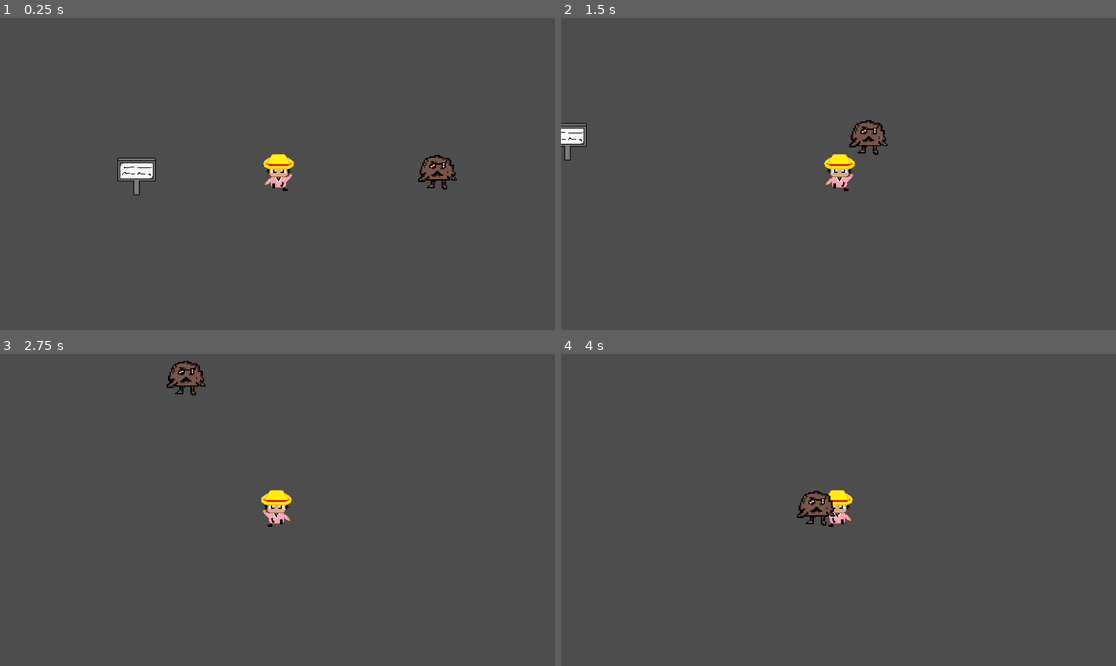
Above: before the commit, frames 1-4 (two rows, left to right).
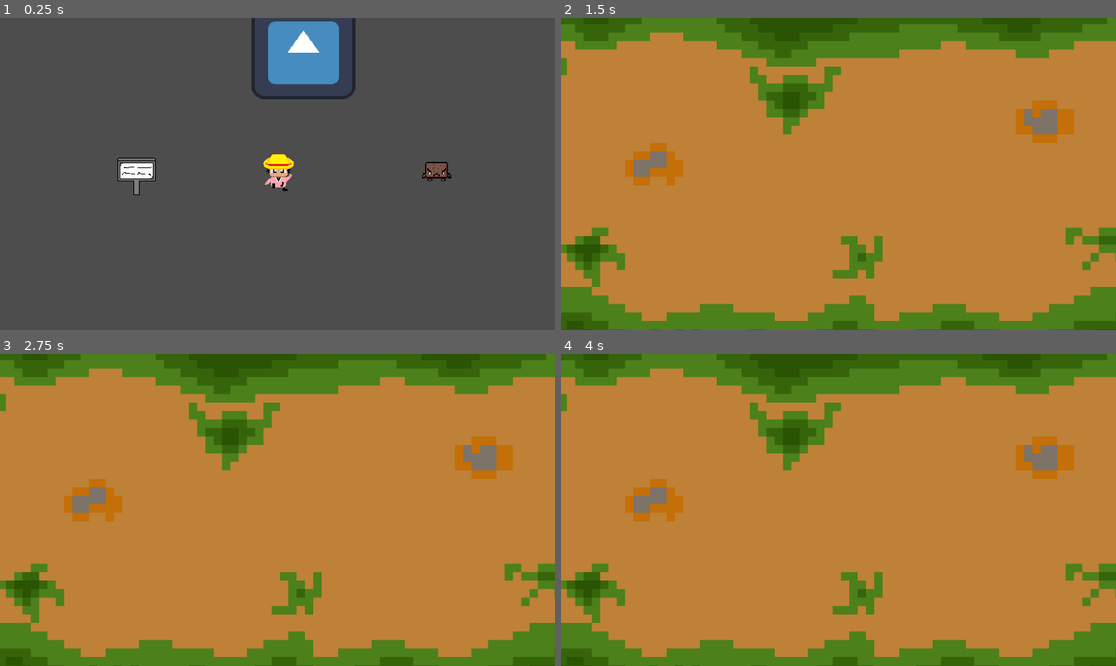
Above: after the commit, the same moments.

Repository: Poridaby/Pori-The-Game
Game: Godot game, scene res://scenes/décor_explo/Inser_ellenon.tscn
Same seed, same stepped clock (60 frames per second), same inputs: the game is played once before the commit and once after it. The engine's default icon, where the game draws it, is replaced by a stand-in: a white triangle on a blue panel in a dark square.
Inputs:
- Up to frame 1 (0.25 s): no input
- Up to frame 2 (1.5 s): tap Enter at 0.5 s; hold D (move_right) 0.53-1.28 s; tap Space (interact) at 0.6, 1.35 s; hold S (move_down) from 1.28 s (still down)
- Up to frame 3 (2.75 s): release S (move_down) at 2.03 s; hold D (move_right) from 2.03 s (still down); tap Space (interact) at 2.1 s
- Up to frame 4 (4 s): release D (move_right) at 2.78 s; hold W (move_up) 2.78-3.53 s; tap Space (interact) at 2.85, 3.6 s; hold A (move_left) from 3.53 s (still down)

The runs differ from the first frame. In frame 1, 3.5% of the frame differs, in the area x 45-83%, y 0-56%; in frame 2, 100%, in the area x 0-100%, y 0-100%; in frame 3, 100%; in frame 4, 100%.
Error after the commit: Invalid access to property or key 'battle_sprite' on a base object of type 'Nil'. (res://script/combat_script/combat.gd:37)

Commit message:
BUG

Diff:
--- a/pori-the-game/project.godot
+++ b/pori-the-game/project.godot
@@ -18,6 +18,8 @@
 
 global_var="*res://script/save_script/global_var.gd"
 save_load_stats="*res://script/save_script/StatsManager.gd"
+BattleManager="*res://script/combat_script/BattleManager.gd"
+PlayerManager="*res://script/combat_script/PlayerManager.gd"
 
 [display]
 
--- a/pori-the-game/scenes/Perso_explo/Tonar.tscn
+++ b/pori-the-game/scenes/Perso_explo/Tonar.tscn
@@ -1,10 +1,17 @@
-[gd_scene load_steps=8 format=3 uid="uid://ob8ee2f8nyuc"]
+[gd_scene load_steps=12 format=3 uid="uid://ob8ee2f8nyuc"]
 
 [ext_resource type="Script" uid="uid://cg4ju44ncntj4" path="res://script/persos_script/Tonar.gd" id="1_n1u3g"]
 [ext_resource type="Texture2D" uid="uid://dngcw7yat7cp2" path="res://objet/Poridaby_face_marche1.png" id="2_n4q3y"]
 [ext_resource type="Texture2D" uid="uid://buwvslan7ffjc" path="res://objet/Poridaby_face_marche2.png" id="3_ifgp5"]
 [ext_resource type="Texture2D" uid="uid://bkd5kc4tsys8" path="res://objet/Poridaby_face_marche3.png" id="4_5b4u4"]
 [ext_resource type="PackedScene" uid="uid://cpkhdgwavmpuc" path="res://scenes/HUD/panneau_dialogue.tscn" id="5_4nhif"]
+[ext_resource type="Texture2D" uid="uid://ciy5g07bh23mv" path="res://objet/player_fight_state.png" id="7_vdm0i"]
+[ext_resource type="Script" uid="uid://x40isc0mxtcj" path="res://script/class_script/stats.gd" id="8_8d3xj"]
+
+[sub_resource type="Resource" id="Resource_qntjm"]
+script = ExtResource("8_8d3xj")
+battle_sprite = ExtResource("7_vdm0i")
+metadata/_custom_type_script = "uid://x40isc0mxtcj"
 
 [sub_resource type="RectangleShape2D" id="RectangleShape2D_n4q3y"]
 size = Vector2(38, 41)
@@ -34,10 +41,13 @@
 "speed": 5.0
 }]
 
+[sub_resource type="RectangleShape2D" id="RectangleShape2D_qh3kn"]
+
 [node name="Joueur_P" type="CharacterBody2D"]
 texture_filter = 1
 position = Vector2(910.59, 534)
 script = ExtResource("1_n1u3g")
+stats = SubResource("Resource_qntjm")
 metadata/_edit_horizontal_guides_ = [-137.0, -206.0]
 metadata/_edit_group_ = true
 
@@ -54,3 +64,8 @@
 
 [node name="Panneau" parent="." instance=ExtResource("5_4nhif")]
 position = Vector2(2.4099731, 113)
+
+[node name="Area2D" type="Area2D" parent="."]
+
+[node name="CollisionShape2D" type="CollisionShape2D" parent="Area2D"]
+shape = SubResource("RectangleShape2D_qh3kn")
--- a/pori-the-game/scenes/Perso_fight/Tonar_fight.tscn
+++ /dev/null
@@ -1,18 +0,0 @@
-[gd_scene load_steps=3 format=3 uid="uid://dfnxr7dtt2abm"]
-
-[ext_resource type="Texture2D" uid="uid://ciy5g07bh23mv" path="res://objet/player_fight_state.png" id="1_qwh4j"]
-[ext_resource type="Script" uid="uid://ci6edhuxgnt0r" path="res://script/persos_script/Tonar_stats.gd" id="1_s6sps"]
-
-[node name="Tonar" type="Node2D"]
-position = Vector2(281, 173)
-
-[node name="PersoAI" type="Node" parent="."]
-
-[node name="PersoStats" type="Node" parent="."]
-script = ExtResource("1_s6sps")
-
-[node name="Sprite2D" type="Sprite2D" parent="."]
-texture_filter = 1
-position = Vector2(5.4836273e-06, -5.722046e-06)
-scale = Vector2(11.624999, 11.0625)
-texture = ExtResource("1_qwh4j")
--- a/pori-the-game/scenes/décor_explo/Inser_ellenon.tscn
+++ b/pori-the-game/scenes/décor_explo/Inser_ellenon.tscn
@@ -1,9 +1,10 @@
-[gd_scene load_steps=10 format=3 uid="uid://dygsd87v3m7t4"]
+[gd_scene load_steps=11 format=3 uid="uid://dygsd87v3m7t4"]
 
 [ext_resource type="Script" uid="uid://bkm3aafrxcd2t" path="res://script/warp_script/warp.gd" id="1_8bl4t"]
 [ext_resource type="PackedScene" uid="uid://be0cbrh4ogbni" path="res://scenes/Objets/panneau.tscn" id="2_qo2l3"]
 [ext_resource type="PackedScene" uid="uid://ob8ee2f8nyuc" path="res://scenes/Perso_explo/Tonar.tscn" id="3_0oat6"]
 [ext_resource type="PackedScene" uid="uid://ct7p06r0bcx08" path="res://scenes/enemy_explo/ptitcrote.tscn" id="4_7oamr"]
+[ext_resource type="PackedScene" uid="uid://wghtx6lijqrb" path="res://scenes/enemy_explo/Carotte_maléfique.tscn" id="5_qo2l3"]
 
 [sub_resource type="SegmentShape2D" id="SegmentShape2D_tbgi4"]
 b = Vector2(1920, 0)
@@ -63,4 +64,7 @@
 [node name="CharacterBody2D" parent="." instance=ExtResource("4_7oamr")]
 position = Vector2(1269, 502)
 
+[node name="CharacterBody2D2" parent="." instance=ExtResource("5_qo2l3")]
+position = Vector2(960, 229)
+
 [connection signal="body_entered" from="exit" to="." method="_on_exit_body_entered"]
--- a/pori-the-game/scenes/décor_fight/combat.tscn
+++ b/pori-the-game/scenes/décor_fight/combat.tscn
@@ -1,12 +1,10 @@
-[gd_scene load_steps=10 format=3 uid="uid://dm6g17dqct7ip"]
+[gd_scene load_steps=8 format=3 uid="uid://dm6g17dqct7ip"]
 
 [ext_resource type="Script" uid="uid://bxx5v3pniow3e" path="res://script/combat_script/combat.gd" id="1_y7dlq"]
 [ext_resource type="Texture2D" uid="uid://du66nyjjny5ve" path="res://objet/New_Piskel.png" id="2_ltln3"]
 [ext_resource type="Script" uid="uid://dgv8bxgitmt86" path="res://script/combat_script/controle.gd" id="3_j4a54"]
 [ext_resource type="Texture2D" uid="uid://yuxbi15fm8p7" path="res://objet/boutton_attack.png" id="4_ekc3o"]
 [ext_resource type="Texture2D" uid="uid://bt1rqnuq61f74" path="res://objet/boutton_special.png" id="5_aoix4"]
-[ext_resource type="PackedScene" uid="uid://dl5i0k5vgw0eb" path="res://scenes/enemy_fight/Enemy_fight.tscn" id="5_ynyq5"]
-[ext_resource type="PackedScene" uid="uid://dfnxr7dtt2abm" path="res://scenes/Perso_fight/Tonar_fight.tscn" id="6_aoix4"]
 [ext_resource type="Texture2D" uid="uid://cw6g5pykob157" path="res://objet/boutton_soin.png" id="6_xgstd"]
 [ext_resource type="Texture2D" uid="uid://cc48d0i2i47uo" path="res://objet/boutton_fuir.png" id="7_n0ibx"]
 
@@ -85,9 +83,14 @@
 offset_right = 1073.0
 offset_bottom = 1170.0
 
-[node name="Enemy" parent="." instance=ExtResource("5_ynyq5")]
+[node name="EnemySprite" type="Sprite2D" parent="."]
+texture_filter = 1
+position = Vector2(1647.24, 501.395)
+scale = Vector2(6.855, 6.855)
+flip_h = true
 
-[node name="Tonar" parent="." instance=ExtResource("6_aoix4")]
+[node name="TonarSprite" type="Sprite2D" parent="."]
+position = Vector2(273.18, 216.27)
 
 [connection signal="pressed" from="HUD/attack" to="HUD" method="_on_attack_pressed"]
 [connection signal="pressed" from="HUD/Special" to="HUD" method="_on_special_pressed"]
--- /dev/null
+++ b/pori-the-game/scenes/enemy_explo/Carotte_maléfique.tscn
@@ -0,0 +1,31 @@
+[gd_scene load_steps=6 format=3 uid="uid://wghtx6lijqrb"]
+
+[ext_resource type="PackedScene" uid="uid://bssw6l8yhu13w" path="res://scenes/enemy_explo/Enemy.tscn" id="1_huhk7"]
+[ext_resource type="Texture2D" uid="uid://ndjtisx4hxhm" path="res://icon.svg" id="2_6lby2"]
+[ext_resource type="Script" uid="uid://34f17bpejjs5" path="res://script/warp_script/touch_enemy.gd" id="3_deb62"]
+[ext_resource type="Script" uid="uid://x40isc0mxtcj" path="res://script/class_script/stats.gd" id="4_ukw3f"]
+
+[sub_resource type="Resource" id="Resource_wy3v6"]
+script = ExtResource("4_ukw3f")
+pv_max = 11
+atk = 6
+def = 4
+spd = 7
+pierre = 3
+battle_sprite = ExtResource("2_6lby2")
+metadata/_custom_type_script = "uid://x40isc0mxtcj"
+
+[node name="CharacterBody2D" instance=ExtResource("1_huhk7")]
+
+[node name="Sprite2D" parent="." index="0"]
+scale = Vector2(1.868, 1.722)
+texture = ExtResource("2_6lby2")
+
+[node name="Area2D" parent="." index="2"]
+script = ExtResource("3_deb62")
+stats = SubResource("Resource_wy3v6")
+
+[node name="CollisionShape2D" parent="Area2D" index="0"]
+position = Vector2(1.2357025, -4.113205)
+
+[connection signal="body_entered" from="Area2D" to="Area2D" method="_on_body_entered"]
--- a/pori-the-game/scenes/enemy_explo/Enemy.tscn
+++ b/pori-the-game/scenes/enemy_explo/Enemy.tscn
@@ -3,16 +3,16 @@
 [ext_resource type="Texture2D" uid="uid://bl1hn5uijamw" path="res://objet/enemie.png" id="1_3gvst"]
 
 [sub_resource type="RectangleShape2D" id="RectangleShape2D_mpr68"]
-size = Vector2(68.15625, 54.28125)
+size = Vector2(36.078125, 15)
 
 [sub_resource type="RectangleShape2D" id="RectangleShape2D_55jtl"]
-size = Vector2(90.5, 80)
+size = Vector2(233.5286, 218.22641)
 
 [node name="CharacterBody2D" type="CharacterBody2D"]
 
 [node name="Sprite2D" type="Sprite2D" parent="."]
 texture_filter = 1
-scale = Vector2(3.1875, 2.84375)
+scale = Vector2(4.3125005, 3.9765625)
 texture = ExtResource("1_3gvst")
 
 [node name="CollisionShape2D" type="CollisionShape2D" parent="."]
@@ -22,5 +22,5 @@
 [node name="Area2D" type="Area2D" parent="."]
 
 [node name="CollisionShape2D" type="CollisionShape2D" parent="Area2D"]
-position = Vector2(-0.25, 6)
+position = Vector2(1.09375, 8)
 shape = SubResource("RectangleShape2D_55jtl")
--- a/pori-the-game/scenes/enemy_explo/ptitcrote.tscn
+++ b/pori-the-game/scenes/enemy_explo/ptitcrote.tscn
@@ -1,17 +1,38 @@
-[gd_scene load_steps=3 format=3 uid="uid://ct7p06r0bcx08"]
+[gd_scene load_steps=7 format=3 uid="uid://ct7p06r0bcx08"]
 
 [ext_resource type="PackedScene" uid="uid://bssw6l8yhu13w" path="res://scenes/enemy_explo/Enemy.tscn" id="1_x77ld"]
+[ext_resource type="Texture2D" uid="uid://cvr5pl8jlh3a8" path="res://objet/ptitecrote_map.png" id="2_c3r5j"]
 [ext_resource type="Script" uid="uid://34f17bpejjs5" path="res://script/warp_script/touch_enemy.gd" id="2_n83ry"]
+[ext_resource type="Texture2D" uid="uid://bl1hn5uijamw" path="res://objet/enemie.png" id="3_evxox"]
+[ext_resource type="Script" uid="uid://x40isc0mxtcj" path="res://script/class_script/stats.gd" id="3_slwik"]
+
+[sub_resource type="Resource" id="Resource_c3r5j"]
+script = ExtResource("3_slwik")
+name = "PtitCrote"
+pv_max = 15
+atk = 6
+def = 4
+spd = 6
+pierre = 3
+battle_sprite = ExtResource("3_evxox")
+metadata/_custom_type_script = "uid://x40isc0mxtcj"
 
 [node name="CharacterBody2D" instance=ExtResource("1_x77ld")]
 
+[node name="Sprite2D" parent="." index="0"]
+position = Vector2(-2.0000038, 1.1875048)
+scale = Vector2(2.408, 2.329)
+texture = ExtResource("2_c3r5j")
+
 [node name="CollisionShape2D" parent="." index="1"]
-position = Vector2(0, 0)
+position = Vector2(-3, 5)
 
 [node name="Area2D" parent="." index="2"]
 script = ExtResource("2_n83ry")
+stats = SubResource("Resource_c3r5j")
 
 [node name="CollisionShape2D" parent="Area2D" index="0"]
-position = Vector2(0, 6)
+position = Vector2(-2, 4)
+scale = Vector2(0.53, 0.53)
 
 [connection signal="body_entered" from="Area2D" to="Area2D" method="_on_body_entered"]
--- a/pori-the-game/scenes/enemy_fight/Enemy_fight.tscn
+++ /dev/null
@@ -1,17 +0,0 @@
-[gd_scene load_steps=3 format=3 uid="uid://dl5i0k5vgw0eb"]
-
-[ext_resource type="Texture2D" uid="uid://bl1hn5uijamw" path="res://objet/enemie.png" id="1_47fcc"]
-[ext_resource type="Script" uid="uid://bmp4dnumldap1" path="res://script/enemy_script/ptitcrote_stats.gd" id="1_vtm0l"]
-
-[node name="Node2D" type="Node2D"]
-position = Vector2(1544, 515)
-
-[node name="EnemyIA" type="Node" parent="."]
-
-[node name="EnemyStats" type="Node" parent="."]
-script = ExtResource("1_vtm0l")
-
-[node name="Sprite2D" type="Sprite2D" parent="."]
-texture_filter = 1
-scale = Vector2(8.0625, 7.0625)
-texture = ExtResource("1_47fcc")
--- a/pori-the-game/script/class_script/stats.gd
+++ b/pori-the-game/script/class_script/stats.gd
@@ -8,6 +8,7 @@
 @export var def: int = 1
 @export var spd: int = 1
 @export var pierre: int = 9
+@export var battle_sprite: Texture2D
 
 var pv: int
 var pm: int
--- /dev/null
+++ b/pori-the-game/script/combat_script/BattleManager.gd
@@ -0,0 +1,4 @@
+extends Node
+
+var current_enemy_stats: Stats
+var current_player: Player  # référence au joueur vivant
--- /dev/null
+++ b/pori-the-game/script/combat_script/PlayerManager.gd
@@ -0,0 +1 @@
+extends Node
--- a/pori-the-game/script/combat_script/combat.gd
+++ b/pori-the-game/script/combat_script/combat.gd
@@ -3,14 +3,12 @@
 @onready var hud = $HUD
 @onready var sub = $submenu
 var rng := RandomNumberGenerator.new()
-var tonar_scene = preload("res://scenes/Perso_fight/Tonar_fight.tscn")
-var tonar_instance = tonar_scene.instantiate()
-var enemy_scene = preload("res://scenes/enemy_fight/Enemy_fight.tscn")
-var enemy_instance = enemy_scene.instantiate()
 
-# Récup Tonar_stats et les stats de l'ennemi
-var tonar_stats: Fighter = tonar_instance.get_node("PersoStats")
-var enemy_stats: Mob = enemy_instance.get_node("EnemyStats")
+# Récup Tonar_stats et les stats de l'ennemid
+# Récupère les stats clonées
+var tonar = BattleManager.current_player
+var tonar_stats = tonar.runtime_stats
+var enemy_stats = BattleManager.current_enemy_stats
 
 func turn_player():
 	# Rend visible l'HUD et lance la fonction de sélection d'action
@@ -18,24 +16,30 @@
 	sub.visible = false
 	hud.select_action_player()
 
+
 func turn_enemy():
 	# Rend invisible l'HUD et lance la fonction d'action de l'ennemi
 	hud.visible = false
 	hud.select_action_enemy()
 
+
 func _ready():
 	rng.randomize()
 	hud.visible = false
+	sub.visible = false
 
-	# Intance les scenes au tree
-	add_child(tonar_instance)
-	add_child(enemy_instance)
-	tonar_instance.visible = false
-	enemy_instance.visible = false
+	if tonar == null:
+		push_error("Le joueur n'a pas été instancié !")
+		return
 
-	if tonar_stats.stats.spd > enemy_stats.stats.spd:
+
+	# Assignation des sprites (exemple)
+	$TonarSprite.texture = tonar_stats.battle_sprite  # tu peux utiliser un sprite propre
+	$EnemySprite.texture = enemy_stats.battle_sprite  # ou enemy_stats.battle_sprite
+
+	if tonar_stats.spd > enemy_stats.spd:
 		turn_player()
-	elif tonar_stats.stats.spd < enemy_stats.stats.spd:
+	elif tonar_stats.spd < enemy_stats.spd:
 		turn_enemy()
 	else:
 		var turns = [
@@ -47,17 +51,24 @@
 func crit():
 	var base_chance = 0.05  # 5% de base
 	var scaling = 0.01      # +1% par point de stat
-	var crit_chance = base_chance + tonar_stats.stats.pierre * scaling
+	var crit_chance = base_chance + tonar_stats.pierre * scaling
 	crit_chance = clamp(crit_chance, 0.0, 1.0)  # pas plus de 100%
 	return rng.randf() < crit_chance # déclenche la chance de critique
 
 func damage_to_enemy(multi):
 	# Calcul les dégâts subit par l'ennemi et vérifie si il est mort et si il doit subir un crit
-	var dmg = (tonar_stats.stats.atk - enemy_stats.stats.def) * multi
+	var dmg = (tonar_stats.atk - enemy_stats.def) * multi
 	if crit():
 		dmg = int(dmg * 1.5)
-	enemy_stats.stats.pv -= dmg
-	if enemy_stats.stats.pv <= 0:
+	enemy_stats.pv -= dmg
+	if enemy_stats.pv <= 0:
 		print("ENNEMI VAINCU MOTHERFUCKER")
 	else:
-		print("OOOUUUUFFF CA DOIT FAIRE MAL")
+		print("OOOUUUUFFF CA DOIT FAIRE MAL ", enemy_stats.pv)
+
+func end_or_not():
+	if enemy_stats.pv <= 0:
+		get_tree().change_scene_to_file("res://scenes/décor_explo/Inser_ellenon.tscn")
+	else:
+		$submenu/pass.visible = false
+		turn_enemy()
--- a/pori-the-game/script/combat_script/controle.gd
+++ b/pori-the-game/script/combat_script/controle.gd
@@ -1,21 +1,6 @@
 extends Control
 
 @onready var hud_node = get_node("/root/Combat")
-var tonar_scene = preload("res://scenes/Perso_fight/Tonar_fight.tscn")
-var tonar_instance = tonar_scene.instantiate()
-var enemy_scene = preload("res://scenes/enemy_fight/Enemy_fight.tscn")
-var enemy_instance = enemy_scene.instantiate()
-
-# Récup Tonar_stats et les stats de l'ennemi
-var tonar_stats: Fighter = tonar_instance.get_node("PersoStats")
-var enemy_stats: Mob = enemy_instance.get_node("EnemyStats")
-
-func _ready():
-	# Intance les scenes au tree
-	add_child(tonar_instance)
-	add_child(enemy_instance)
-	tonar_instance.visible = false
-	enemy_instance.visible = false
 
 func select_action_player():
 	# permet de naviguer entre les différentes actions
@@ -47,8 +32,4 @@
 	print("l'aléatoire fera les choses")
 
 func _on_pass_pressed():
-	if enemy_stats.stats.pv <= 0:
-		get_tree().change_scene_to_file("res://scenes/décor_explo/Inser_ellenon.tscn")
-	else:
-		$"../submenu/pass".visible = false
-		hud_node.turn_enemy()
+	hud_node.end_or_not()
--- a/pori-the-game/script/enemy_script/ptitcrote_stats.gd
+++ /dev/null
@@ -1,20 +0,0 @@
-extends Node
-class_name Mob
-
-@export var stats: Stats
-
-func _ready():
-	#EMPECHE L'ERREUR DE FDP DE NIL !!!
-	if stats == null:
-		stats = Stats.new()
-
-	#Initialise les stats du mob et son nom
-	stats.name = "Ptitcrote"
-	stats.pv_max = 15
-	stats.pm_max = 10
-	stats.atk = 6
-	stats.def = 8
-	stats.spd = 7
-	stats.pierre = 9
-	stats.pv = stats.pv_max
-	stats.pm = stats.pm_max
--- a/pori-the-game/script/persos_script/Tonar.gd
+++ b/pori-the-game/script/persos_script/Tonar.gd
@@ -2,17 +2,17 @@
 class_name Player
 
 @export var speed = 400
+@export var stats: Stats
+var runtime_stats: Stats
 var next_spawn_name: String = ""
 
 func _ready():
+	runtime_stats = stats.duplicate(true)
 	if global_var.next_spawn_name != "":
 		var spawner = get_tree().current_scene.get_node(global_var.next_spawn_name)
 		global_position = spawner.global_position
 		velocity = Vector2.ZERO
 		global_var.next_spawn_name = ""  # reset
-
-
-
 
 func _physics_process(_delta):
 	"""
--- a/pori-the-game/script/persos_script/Tonar_stats.gd
+++ /dev/null
@@ -1,20 +0,0 @@
-extends Node
-class_name Fighter
-
-@export var stats: Stats
-
-func _ready():
-	#EMPECHE L'ERREUR DE FDP DE NIL !!!
-	if stats == null:
-		stats = Stats.new()
-
-	#Initialise les stats du perso et son nom
-	stats.name = "Tonar"
-	stats.pv_max = 16
-	stats.pm_max = 12
-	stats.atk = 11
-	stats.def = 9
-	stats.spd = 8
-	stats.pierre = 6
-	stats.pv = stats.pv_max
-	stats.pm = stats.pm_max
--- a/pori-the-game/script/warp_script/touch_enemy.gd
+++ b/pori-the-game/script/warp_script/touch_enemy.gd
@@ -1,9 +1,20 @@
-extends Node
+extends Area2D
+class_name Enemy
 
+@export var stats: Stats
 
 func _on_body_entered(body):
 	if body is Player:
 		call_deferred("_go_to_combat")
 
 func _go_to_combat():
+	 # Instancier le joueur depuis sa scène template si jamais il n'existe pas
+	if BattleManager.current_player == null:
+		var player_scene = preload("res://scenes/Perso_explo/Tonar.tscn")
+		var player_instance = player_scene.instantiate()
+		BattleManager.current_player = player_instance
+
+	# Cloner les stats de l'ennemi
+	BattleManager.current_enemy_stats = self.stats.duplicate(true)
+
 	get_tree().change_scene_to_file("res://scenes/décor_fight/combat.tscn")
Binary file added: pori-the-game/objet/ptitecrote_map.png
Not shown, added: pori-the-game/objet/ptitecrote_map.png.import
Not shown, added: pori-the-game/script/combat_script/BattleManager.gd.uid
Not shown, added: pori-the-game/script/combat_script/PlayerManager.gd.uid
Not shown, removed: pori-the-game/script/enemy_script/ptitcrote_stats.gd.uid
Not shown, removed: pori-the-game/script/persos_script/Tonar_stats.gd.uid
